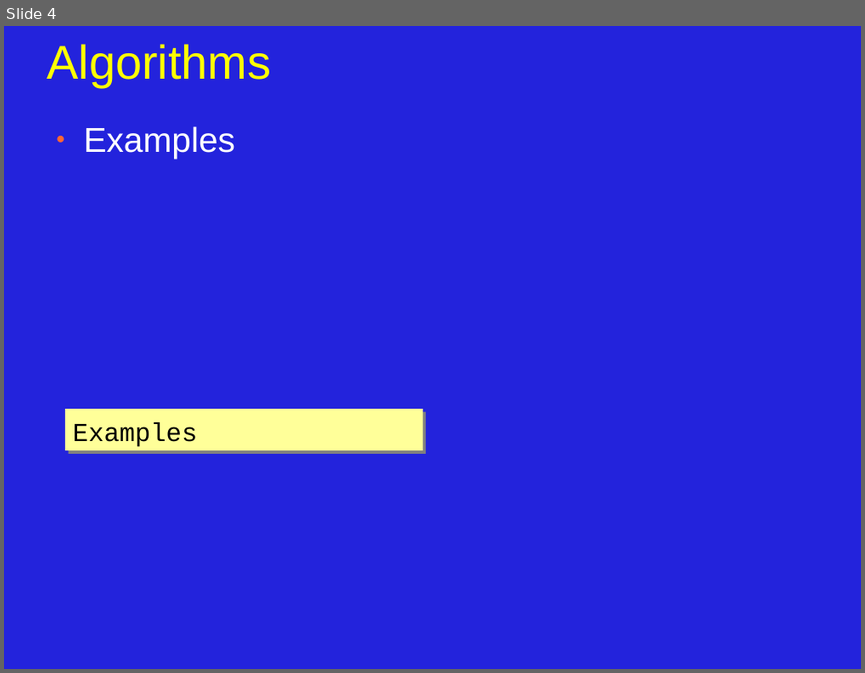
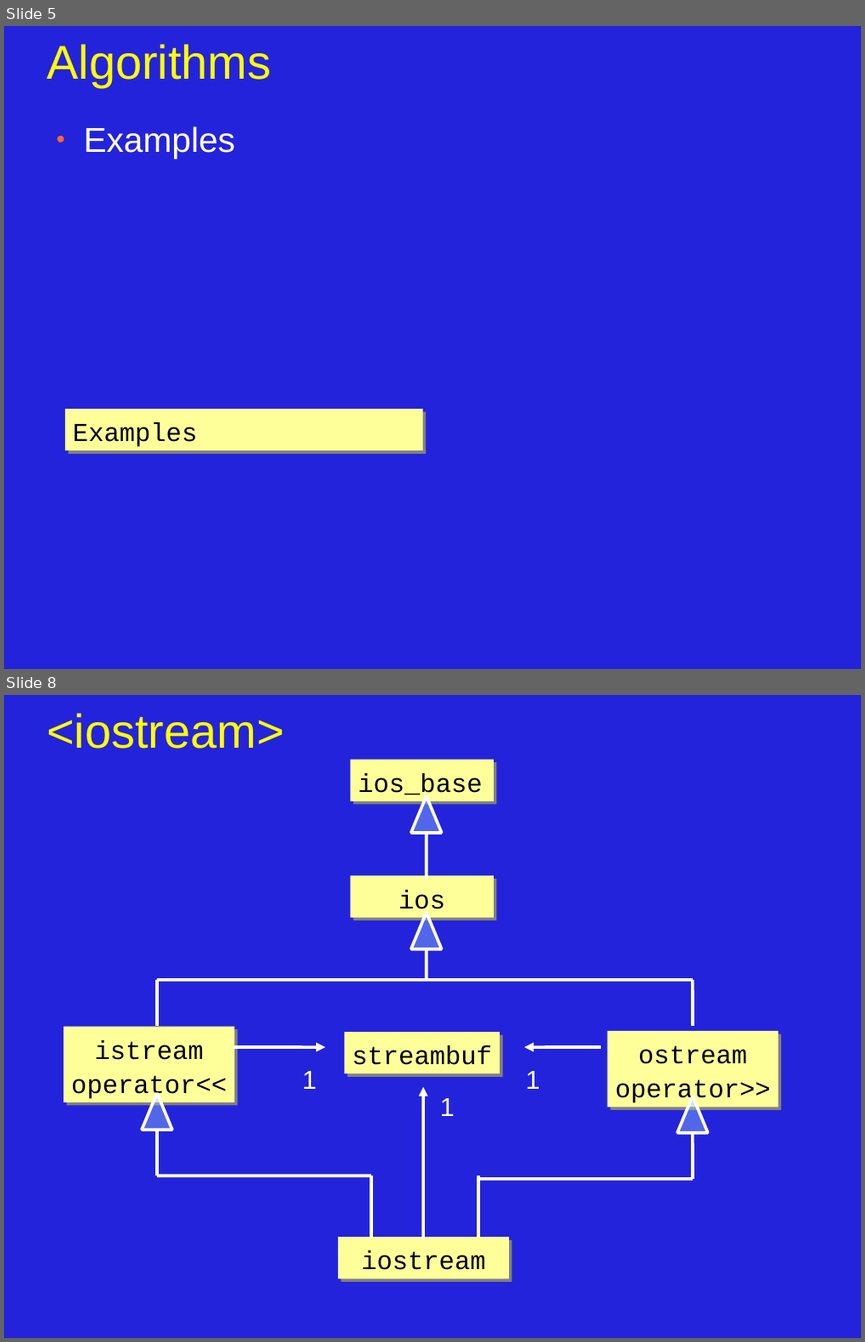
Before and after one commit to JonJagger/two-day-courses, a slide deck: cppf/07_Standard_Libraries.odp. Shown one above the other, each under a label of ours: slide 4 before the commit, slides 5 and 8 after it; the slides between them are not shown. The pictures are 865x673 and 865x1342 pixels, drawn with LibreOffice and Linux fonts; fonts in the diff are those of the drawing. Boxes give left, top, right and bottom in pixels: in the first picture for what was removed or moved away, otherwise in the second. Text is boxed around its words. In the diff, an @@ line names an element or a change of style, - is before the commit and + after.

```diff
--- a/cppf/07_Standard_Libraries.odp
+++ b/cppf/07_Standard_Libraries.odp
@@ slide 8 added at [4, 695, 861, 1338], background #2323DC @@
@@ title added at [46, 713, 284, 749], 44 pt, text #FFFF00 @@
+<iostream>
@@ rectangle added at [351, 760, 494, 801], fill #FFFF99, 24 pt, text #000000 @@
+ios_base
@@ triangle added at [411, 796, 442, 833], fill #99CCFF at 40% opacity, outline #FFFFFF 2.83 pt @@
@@ line added from (426, 833) to (426, 879), #FFFFFF 2.83 pt @@
@@ rectangle added at [351, 875, 494, 918], fill #FFFF99, 24 pt, text #000000 @@
+ios
@@ triangle added at [411, 913, 442, 949], fill #99CCFF at 40% opacity, outline #FFFFFF 2.83 pt @@
@@ line added from (426, 949) to (426, 980), #FFFFFF 2.83 pt @@
@@ line added from (157, 980) to (692, 980), #FFFFFF 2.83 pt @@
@@ line added from (157, 980) to (157, 1026), #FFFFFF 2.83 pt @@
@@ line added from (692, 980) to (692, 1026), #FFFFFF 2.83 pt @@
@@ rectangle added at [64, 1027, 235, 1102], fill #FFFF99, 24 pt, text #000000 @@
+istream
+operator<<
@@ arrow added from (234, 1047) to (325, 1047), #FFFFFF 2.83 pt @@
@@ rectangle added at [345, 1032, 500, 1073], fill #FFFF99, 24 pt, text #000000 @@
+streambuf
@@ arrow added from (601, 1047) to (524, 1047), #FFFFFF 2.83 pt @@
@@ rectangle added at [608, 1031, 778, 1107], fill #FFFF99, 24 pt, text #000000 @@
+ostream
+operator>>
@@ text added at [302, 1071, 317, 1089], 24 pt, text #FFFFFF @@
+1
@@ text added at [526, 1071, 540, 1089], 24 pt, text #FFFFFF @@
+1
@@ triangle added at [142, 1093, 172, 1129], fill #99CCFF at 40% opacity, outline #FFFFFF 2.83 pt @@
@@ arrow added from (423, 1240) to (423, 1087), #FFFFFF 2.83 pt @@
@@ text added at [440, 1098, 454, 1116], 24 pt, text #FFFFFF @@
+1
@@ triangle added at [677, 1096, 708, 1133], fill #99CCFF at 40% opacity, outline #FFFFFF 2.83 pt @@
@@ line added from (157, 1129) to (157, 1175), #FFFFFF 2.83 pt @@
@@ line added from (692, 1133) to (692, 1179), #FFFFFF 2.83 pt @@
@@ line added from (157, 1175) to (371, 1175), #FFFFFF 2.83 pt @@
@@ line added from (371, 1175) to (371, 1237), #FFFFFF 2.83 pt @@
@@ line added from (478, 1175) to (478, 1237), #FFFFFF 2.83 pt @@
@@ line added from (478, 1179) to (692, 1179), #FFFFFF 2.83 pt @@
@@ rectangle added at [338, 1237, 510, 1279], fill #FFFF99, 24 pt, text #000000 @@
+iostream
@@ what was slide 4 is now slide 5 @@
```
Also in this commit, not shown: 4 slides changed, 5 other slides added, 2 slides removed.
